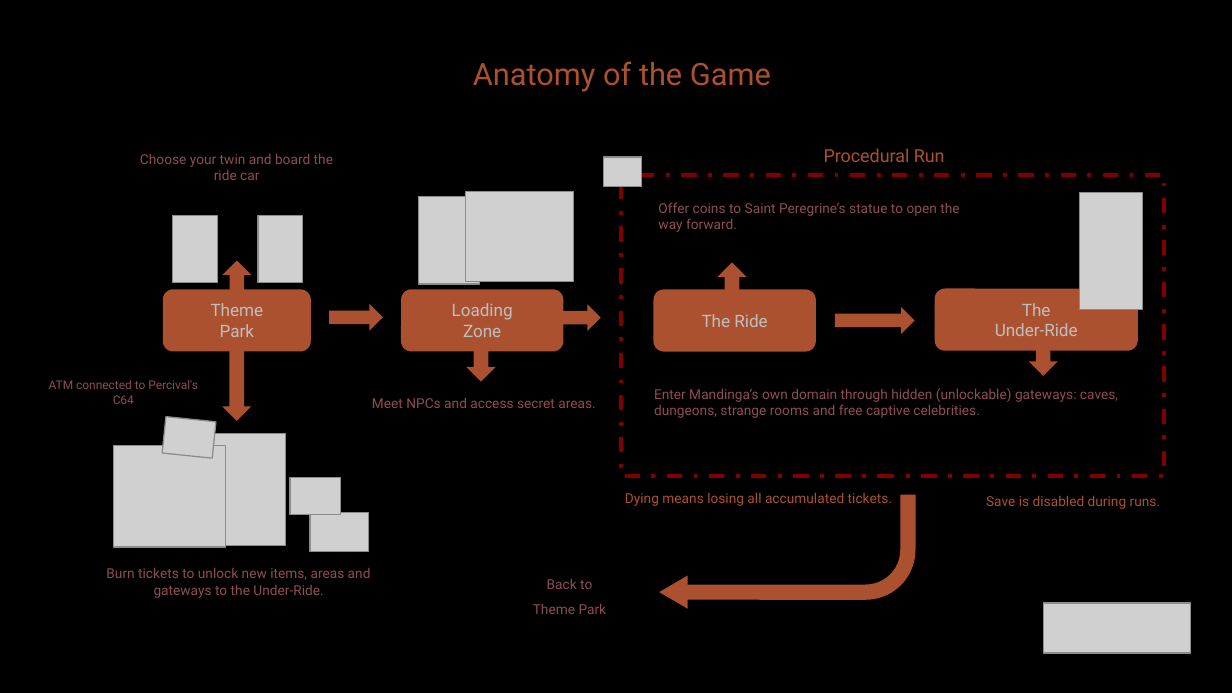
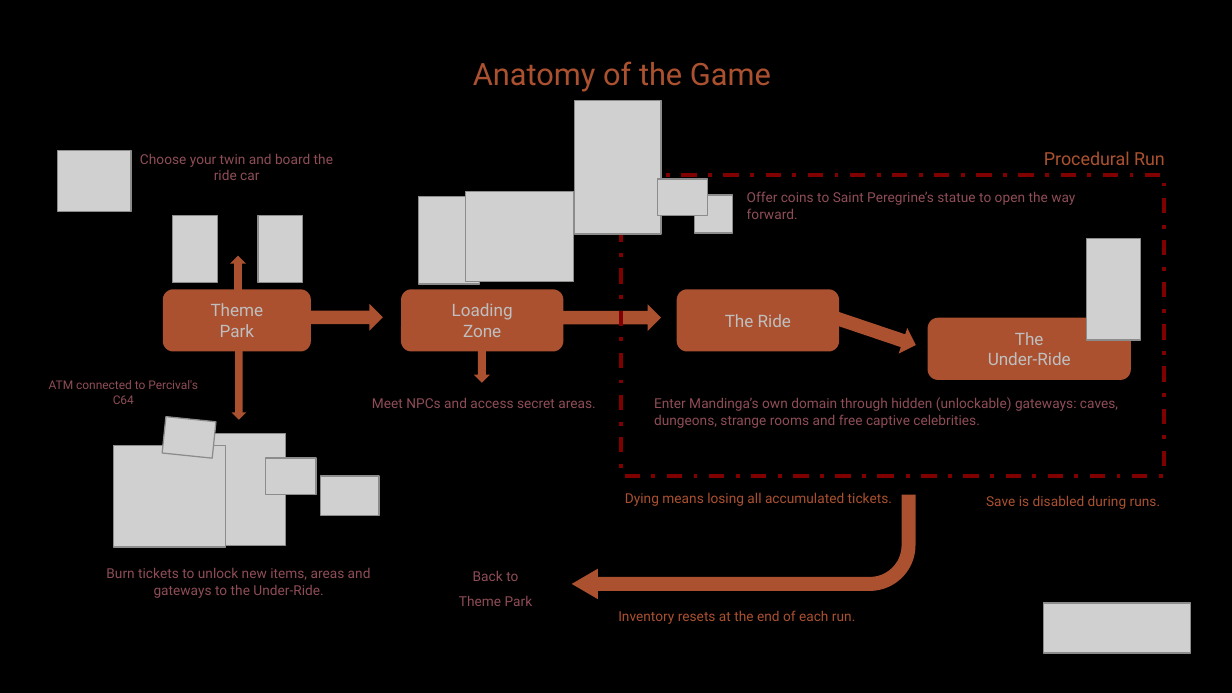
Before and after one commit to diegohcanepa/Remizione, a slide deck: slide 7 of Pitch Deck.pptx. Drawn at 1232x693 pixels with LibreOffice and Linux fonts; fonts in the diff are those of the drawing; grey boxes stand for pictures; background and template pictures are left out. Boxes give left, top, right and bottom in pixels: in the first picture for what was removed or moved away, otherwise in the second. Text is boxed around its words. In the diff, an @@ line names an element or a change of style, - is before the commit and + after.

Commit message:
Added Saint Peregrine.
Updated Pitch Deck.

```diff
--- a/Pitch Deck.pptx
+++ b/Pitch Deck.pptx
@@ picture added at box(574, 100, 660, 233) @@
@@ text "Procedural Run": place and size @@
-text "Procedural Run" at box(824, 148, 945, 162)
+text "Procedural Run" at box(1044, 151, 1165, 165)
@@ text "Procedural Run" at box(1044, 151, 1165, 165): alignment centre to right @@
@@ picture added at box(58, 150, 132, 211) @@
@@ picture removed at box(604, 156, 642, 186) @@
@@ picture added at box(657, 179, 707, 216) @@
@@ picture added at box(695, 195, 733, 233) @@
@@ text "Offer coins to Saint Peregrine’s ..." rewrapped from box(658, 202, 959, 232) to box(747, 191, 1075, 219) @@
@@ picture: place and size @@
-picture at box(1079, 193, 1142, 310)
+picture at box(1087, 239, 1141, 340)
@@ down arrow: place and size @@
-down arrow at box(222, 260, 251, 296)
+down arrow at box(230, 255, 246, 291)
@@ down arrow removed at box(717, 262, 747, 298) @@
@@ rounded rectangle "The Ride": place and size @@
-rounded rectangle "The Ride" at box(653, 290, 816, 351)
+rounded rectangle "The Ride" at box(676, 290, 839, 351)
@@ right arrow at box(789, 290, 920, 358): rotation 0 to 18 degrees @@
@@ right arrow: place and size @@
-right arrow at box(329, 304, 383, 331)
+right arrow at box(306, 304, 383, 331)
@@ right arrow: place and size @@
-right arrow at box(559, 304, 600, 331)
+right arrow at box(559, 304, 660, 331)
@@ rounded rectangle "The": place and size @@
-rounded rectangle "The" at box(935, 288, 1138, 350)
+rounded rectangle "The" at box(928, 318, 1131, 379)
@@ down arrow: place and size @@
-down arrow at box(222, 345, 251, 420)
+down arrow at box(232, 344, 246, 419)
@@ down arrow: place and size @@
-down arrow at box(467, 345, 496, 381)
+down arrow at box(474, 346, 490, 382)
@@ down arrow removed at box(1029, 340, 1058, 376) @@
@@ text "Enter Mandinga’s own domain through ...": place and size @@
-text "Enter Mandinga’s own domain through ..." at box(654, 388, 1118, 418)
+text "Enter Mandinga’s own domain through ..." at box(654, 397, 1118, 428)
@@ picture: place and size @@
-picture at box(290, 478, 340, 515)
+picture at box(266, 458, 317, 495)
@@ picture: place and size @@
-picture at box(310, 513, 370, 552)
+picture at box(320, 476, 379, 515)
@@ bent arrow: place and size @@
-bent arrow at box(659, 495, 915, 610)
+bent arrow at box(572, 495, 915, 600)
@@ text "Back to": place and size @@
-text "Back to" at box(533, 579, 607, 614)
+text "Back to" at box(459, 571, 533, 606)
@@ text added at box(618, 610, 855, 624), 8 pt, text #AB5130 @@
+Inventory resets at the end of each run.
```
Also in this commit, not shown: 8 other slides changed, 1 slide added, 1 slide removed, 58 other files.
